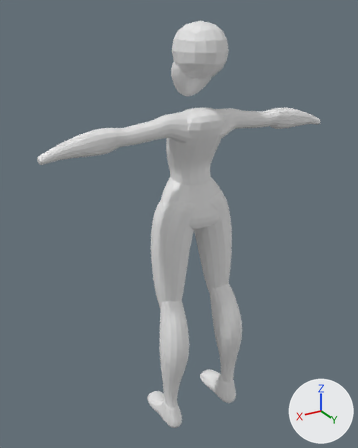
The Blender file Princess Zelda.blend as it was, and as the next commit left it.
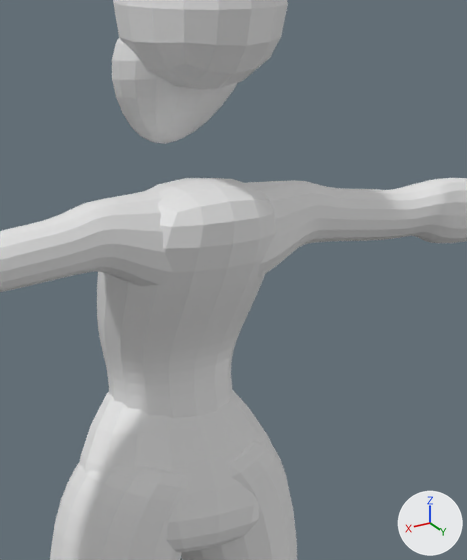
Old and new are each drawn whole from a 50 mm camera at (1.024, 1.568, 1.726) aimed at (0.049, -0.056, 0.914) and again close up on the part from 38% to 80% of the width and 11% to 52% of the height. The axes (+X, +Y, +Z) are drawn at lower right. The lights are the same throughout.

Before the edit, the objects in view are built like this:
```python
me_cube = bpy.data.meshes.new('Cube')
me_cube.from_pydata(...)  # 8 vertices, 6 faces; spans x -0.116..0.116, y -0.121..0.131, z 1.477..1.717
me_cube_001 = bpy.data.meshes.new('Cube.001')
me_cube_001.from_pydata(...)  # 12 vertices, 10 faces; spans x -1.36..1.36, y -0.99..1.01, z -1.26..1.0
me_cube_005 = bpy.data.meshes.new('Cube.005')
me_cube_005.from_pydata(...)  # 248 vertices, 232 faces; spans x -14.6..27.0, y -3.3..6.5, z -45.1..2.4
# before: 64 (9.4, -0.3, -34.2), 65 (3.7, -0.3, -32.5), 109 (8.3, -0.3, -32.5), 111 (2.6, -0.3, -34.2)
ob_cube = bpy.data.objects.new('Cube', me_cube)
ob_cube.location = (0.0, 0.0, 0.0)
_m = ob_cube.modifiers.new('Subdivision', 'SUBSURF')
_m.levels = 3
ob_cube_001 = bpy.data.objects.new('Cube.001', me_cube_001)
ob_cube_001.location = (0.0, -0.034, 1.517)
ob_cube_001.scale = (0.0816, 0.0816, 0.0816)
_m = ob_cube_001.modifiers.new('Subdivision', 'SUBSURF')
_m.levels = 3
ob_cube_003 = bpy.data.objects.new('Cube.003', me_cube_005)
ob_cube_003.location = (0.185, 0.061, 0.058)
ob_cube_003.scale = (-0.0298, -0.0298, -0.0298)
_m = ob_cube_003.modifiers.new('Subdivision', 'SUBSURF')
_m.levels = 3
# also in view: 'Torso' at (0.003, -0.008, 1.233); 'Hip' at (0.001, -0.021, 1.043)
```
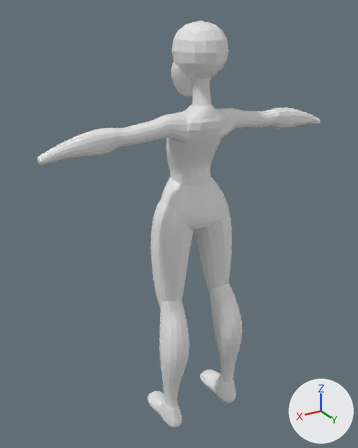
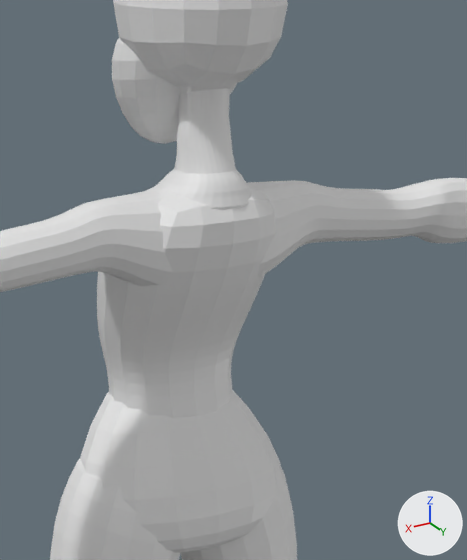
The change, as a diff of the scene's bpy script:
```diff
--- a/Princess Zelda.blend.py
+++ b/Princess Zelda.blend.py
@@ me_cube_005 @@
 me_cube_005.from_pydata(...)  # 248 vertices, 232 faces; spans x -14.6..27.0, y -3.3..6.5, z -45.1..2.4
 # used by ob_cube_003; location = (0.185, 0.061, 0.058); scale = (-0.0298, -0.0298, -0.0298)
+# me_cube_005 part 1
+for i in [64, 65, 109, 111]: me_cube_005.vertices[i].co += Vector((0.0, 2.4, 0.0))
@@ me_cylinder @@
+me_cylinder.from_pydata(...)  # 640 vertices, 608 faces; spans x -2.18..2.01, y -2.48..1.75, z -2.52..2.16
@@ ob_cylinder @@
+ob_cylinder = bpy.data.objects.new('Cylinder', me_cylinder)
+ob_cylinder.location = (0.003, 0.022, 1.441)
+ob_cylinder.scale = (0.0352, 0.0352, 0.0352)
```

Boxes (x1, y1, x2, y2) around the edits, measured in the close-ups (467 x 560 px; the box of a moved part takes in the faces that stretch with it):
'Cylinder', added: after (157, 79, 252, 210)
part 1 of me_cube_005, moved or reshaped: before (69, 438, 283, 522); after (68, 459, 278, 514)
